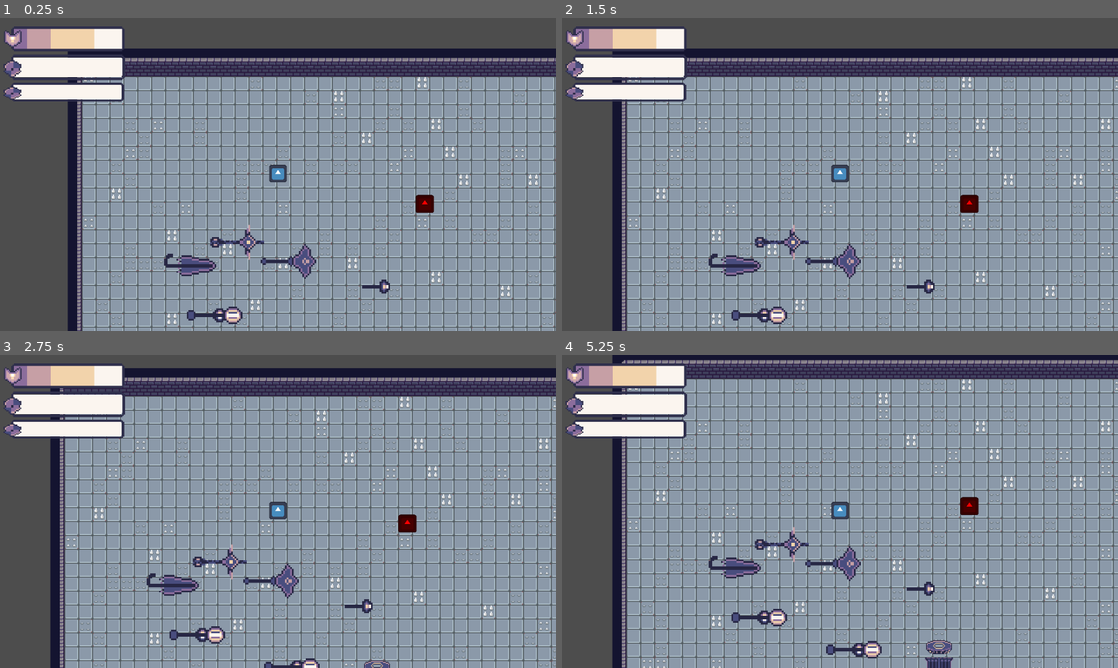
Above: before the commit, frames 1-4 (two rows, left to right).
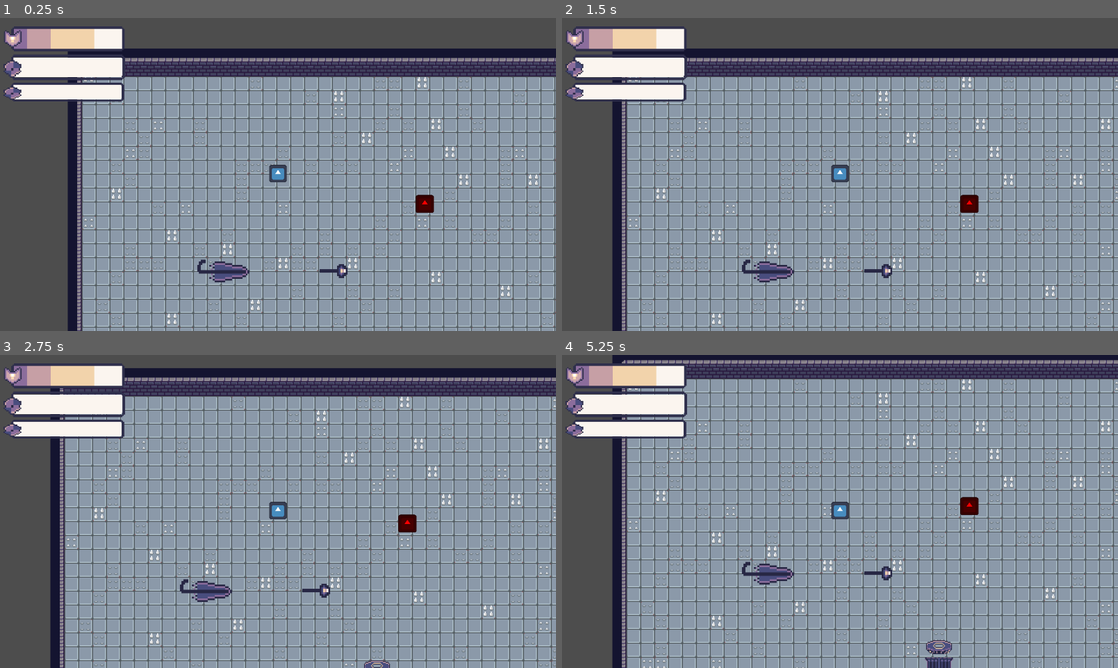
Above: after the commit, the same moments.

Repository: chabsseu/Stauffs-and-Magic
Game: Godot game, scene res://Scenes/Floors/test_world.tscn
The game is run twice, just before and just after one commit, with the same random seed, the same clock (stepped at 60 frames per second) and the same inputs. The engine's default icon, where the game draws it, is replaced by a stand-in: a white triangle on a blue panel in a dark square.
Inputs (mouse positions are in pixels of both pictures, inside the frame that each line leads up to):
- Up to frame 1 (0.25 s): no input
- Up to frame 2 (1.5 s): tap Enter at 0.5 s; move the mouse to (962, 158) at 0.52 s; tap A (A) at 0.6 s; tap D (D) at 0.8, 1.35 s; tap Space at 1.25 s; move the mouse to (728, 190) at 1.27 s
- Up to frame 3 (2.75 s): tap S (S) at 1.55, 2.1 s; tap Enter at 2 s; move the mouse to (333, 442) at 2.02 s; tap W (W) at 2.3 s
- Up to frame 4 (5.25 s): move the mouse to (812, 574) at 2.77 s; tap W (W) at 2.85 s; tap A (A) at 3.05, 3.6 s; tap Space at 3.5, 5 s; move the mouse to (1006, 558) at 3.52 s; tap D (D) at 3.8, 4.35 s; tap Enter at 4.25 s; move the mouse to (673, 464) at 4.27 s; tap S (S) at 4.55, 5.1 s; move the mouse to (867, 511) at 5.02 s

The runs differ from the first frame. In frame 1, 1.8% of the frame differs, in the area x 29-71%, y 66-98%; in frame 2, 1.8%; in frame 3, 2.0%; in frame 4, 2.1%, in the area x 26-67%, y 54-97%.

Commit message:
added a randomize function in the weapon pickup for more variety

Diff:
--- a/Scenes/Floors/test_world.tscn
+++ b/Scenes/Floors/test_world.tscn
@@ -4,14 +4,9 @@
 [ext_resource type="PackedScene" uid="uid://c2xkrph0al5nw" path="res://Scenes/Player/player.tscn" id="2_2yfla"]
 [ext_resource type="PackedScene" uid="uid://chd3yj7pkdiu2" path="res://Scenes/Enemies/test_enemy.tscn" id="3_xaljv"]
 [ext_resource type="PackedScene" uid="uid://vwhok55g8tdn" path="res://Scenes/Weapon/weapon_pickup.tscn" id="4_cexxt"]
-[ext_resource type="PackedScene" uid="uid://bb8c2mi17642k" path="res://Scenes/Weapon/normal_staff.tscn" id="5_cexxt"]
-[ext_resource type="PackedScene" uid="uid://banf8jkq6cu4e" path="res://Scenes/Weapon/ice_staff.tscn" id="5_ruqt4"]
-[ext_resource type="PackedScene" uid="uid://8n3kngoq2sld" path="res://Scenes/Weapon/mana_staff.tscn" id="7_6brkv"]
-[ext_resource type="PackedScene" uid="uid://cdqh2qddc6swr" path="res://Scenes/Weapon/umbrel_staff.tscn" id="8_krihg"]
 [ext_resource type="PackedScene" uid="uid://cwio32p3nix68" path="res://Scenes/UI/forgeUI.tscn" id="10_ncuxn"]
 [ext_resource type="PackedScene" uid="uid://6x6c34ddudyr" path="res://Scenes/Map/cooldown_statue.tscn" id="11_858e3"]
 [ext_resource type="PackedScene" uid="uid://dkxxs5v05i6p4" path="res://Scenes/Map/attack_statue.tscn" id="12_m1klf"]
-[ext_resource type="PackedScene" uid="uid://dw4fq5k1ob2xj" path="res://Scenes/Weapon/force_staff.tscn" id="12_ncuxn"]
 
 [sub_resource type="TileSetAtlasSource" id="TileSetAtlasSource_2yfla"]
 texture = ExtResource("1_3sc00")
@@ -175,30 +170,6 @@
 [node name="test_enemy" parent="." unique_id=2133219066 instance=ExtResource("3_xaljv")]
 position = Vector2(393, 163)
 
-[node name="WeaponPickup" parent="." unique_id=386731747 instance=ExtResource("4_cexxt")]
-position = Vector2(238, 229)
-weapon_scene = ExtResource("5_ruqt4")
-
-[node name="WeaponPickup2" parent="." unique_id=1906919358 instance=ExtResource("4_cexxt")]
-position = Vector2(339, 258)
-weapon_scene = ExtResource("5_cexxt")
-
-[node name="WeaponPickup3" parent="." unique_id=2087545457 instance=ExtResource("4_cexxt")]
-position = Vector2(153, 291)
-weapon_scene = ExtResource("7_6brkv")
-
-[node name="WeaponPickup4" parent="." unique_id=1543973916 instance=ExtResource("4_cexxt")]
-position = Vector2(262, 328)
-weapon_scene = ExtResource("7_6brkv")
-
-[node name="WeaponPickup5" parent="." unique_id=1924388054 instance=ExtResource("4_cexxt")]
-position = Vector2(123, 234)
-weapon_scene = ExtResource("8_krihg")
-
-[node name="WeaponPickup6" parent="." unique_id=304769937 instance=ExtResource("4_cexxt")]
-position = Vector2(180, 207)
-weapon_scene = ExtResource("12_ncuxn")
-
 [node name="CanvasLayer" type="CanvasLayer" parent="." unique_id=788591483]
 
 [node name="Forge" parent="CanvasLayer" unique_id=1896441417 instance=ExtResource("10_ncuxn")]
@@ -219,3 +190,9 @@
 
 [node name="attack_statue" parent="." unique_id=690442611 instance=ExtResource("12_m1klf")]
 position = Vector2(608, 56)
+
+[node name="WeaponPickup" parent="." unique_id=378548632 instance=ExtResource("4_cexxt")]
+position = Vector2(161, 241)
+
+[node name="WeaponPickup2" parent="." unique_id=876665708 instance=ExtResource("4_cexxt")]
+position = Vector2(290, 240)
--- a/Scenes/Weapon/weapon_pickup.tscn
+++ b/Scenes/Weapon/weapon_pickup.tscn
@@ -1,19 +1,25 @@
-[gd_scene load_steps=4 format=3 uid="uid://vwhok55g8tdn"]
+[gd_scene format=3 uid="uid://vwhok55g8tdn"]
 
 [ext_resource type="Script" uid="uid://c3j52boae8my8" path="res://Scripts/Weapon/weapon_pickup.gd" id="1_k1jox"]
+[ext_resource type="PackedScene" uid="uid://dw4fq5k1ob2xj" path="res://Scenes/Weapon/force_staff.tscn" id="2_wdkb1"]
+[ext_resource type="PackedScene" uid="uid://banf8jkq6cu4e" path="res://Scenes/Weapon/ice_staff.tscn" id="3_lnj8x"]
+[ext_resource type="PackedScene" uid="uid://8n3kngoq2sld" path="res://Scenes/Weapon/mana_staff.tscn" id="4_yrmkf"]
+[ext_resource type="PackedScene" uid="uid://bb8c2mi17642k" path="res://Scenes/Weapon/normal_staff.tscn" id="5_6giqj"]
+[ext_resource type="PackedScene" uid="uid://cdqh2qddc6swr" path="res://Scenes/Weapon/umbrel_staff.tscn" id="6_y3ce8"]
 
 [sub_resource type="SpriteFrames" id="SpriteFrames_k1jox"]
 
 [sub_resource type="CircleShape2D" id="CircleShape2D_dx6id"]
 
-[node name="WeaponPickup" type="Area2D"]
+[node name="WeaponPickup" type="Area2D" unique_id=378548632]
 scale = Vector2(2, 2)
 script = ExtResource("1_k1jox")
+possible_weapons = Array[PackedScene]([ExtResource("2_wdkb1"), ExtResource("3_lnj8x"), ExtResource("4_yrmkf"), ExtResource("5_6giqj"), ExtResource("6_y3ce8")])
 
-[node name="Icon" type="Sprite2D" parent="."]
+[node name="Icon" type="Sprite2D" parent="." unique_id=946457122]
 
-[node name="AnimatedSprite2D" type="AnimatedSprite2D" parent="."]
+[node name="AnimatedSprite2D" type="AnimatedSprite2D" parent="." unique_id=270654946]
 sprite_frames = SubResource("SpriteFrames_k1jox")
 
-[node name="CollisionShape2D" type="CollisionShape2D" parent="."]
+[node name="CollisionShape2D" type="CollisionShape2D" parent="." unique_id=1738486506]
 shape = SubResource("CircleShape2D_dx6id")
--- a/Scripts/Weapon/weapon_pickup.gd
+++ b/Scripts/Weapon/weapon_pickup.gd
@@ -1,9 +1,15 @@
 extends Area2D
 
-@export var weapon_scene: PackedScene
-@onready var icon: Sprite2D = $Icon  # make sure path is correct
+@export var possible_weapons: Array[PackedScene] = []
+@onready var icon: Sprite2D = $Icon
+var weapon_scene: PackedScene = null
 var weapon_level: int = 1
+
 func _ready():
+	# pick a random weapon from the array
+	if possible_weapons.size() > 0:
+		weapon_scene = possible_weapons[randi() % possible_weapons.size()]
+
 	if weapon_scene:
 		var temp_weapon = weapon_scene.instantiate()
 		var sprite = temp_weapon.get_node("Sprite2D")
